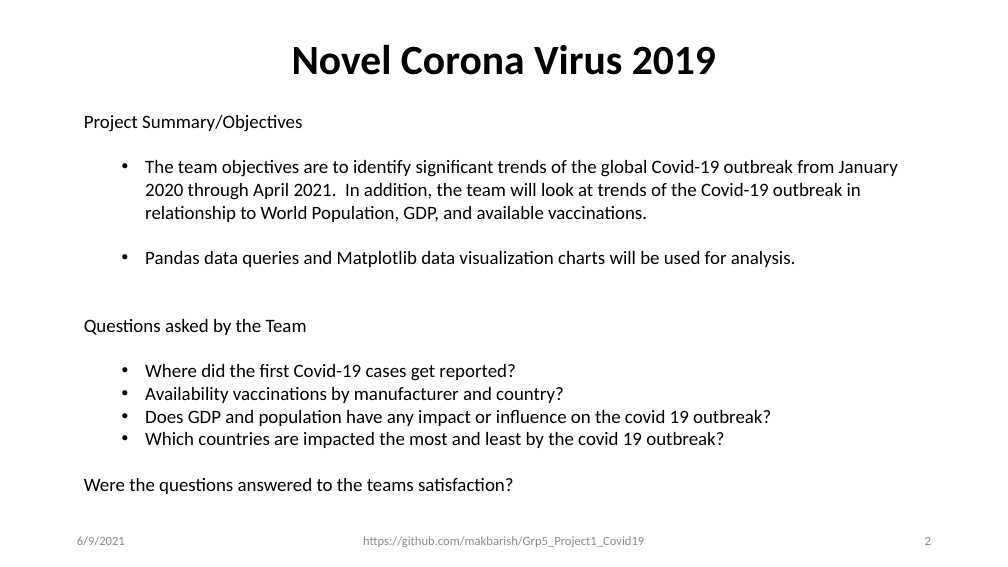
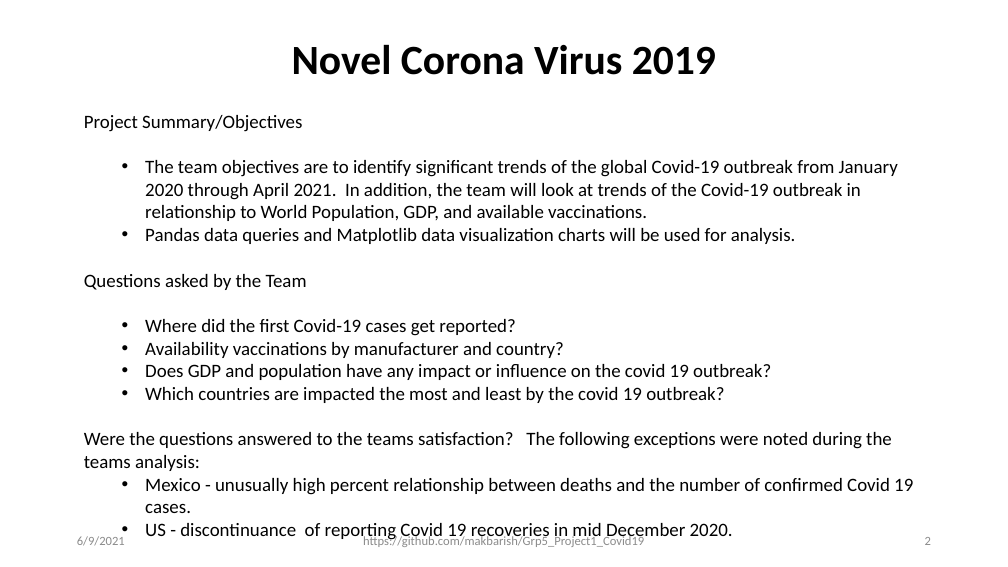
Before and after one commit to makbarish/Grp5_Project1_Covid19, a slide deck: slide 2 of Clay/Novel_Corona_Virus_2019_v2.pptx. Drawn at 1008x567 pixels with LibreOffice and Linux fonts; fonts in the diff are those of the drawing. Boxes give left, top, right and bottom in pixels: in the first picture for what was removed or moved away, otherwise in the second. Text is boxed around its words. In the diff, an @@ line names an element or a change of style, - is before the commit and + after.

```diff
--- a/Clay/Novel_Corona_Virus_2019_v2.pptx
+++ b/Clay/Novel_Corona_Virus_2019_v2.pptx
@@ text at box(84, 432, 913, 541): text changed @@
-Were the questions answered to the teams satisfaction?
+Were the questions answered to the teams satisfaction? The following exceptions were noted during the teams analysis:
+  • Mexico - unusually high percent relationship between deaths and the number of confirmed Covid 19 cases.
+  • US - discontinuance of reporting Covid 19 recoveries in mid December 2020.
```
Also in this commit, not shown: 5 other slides changed.
